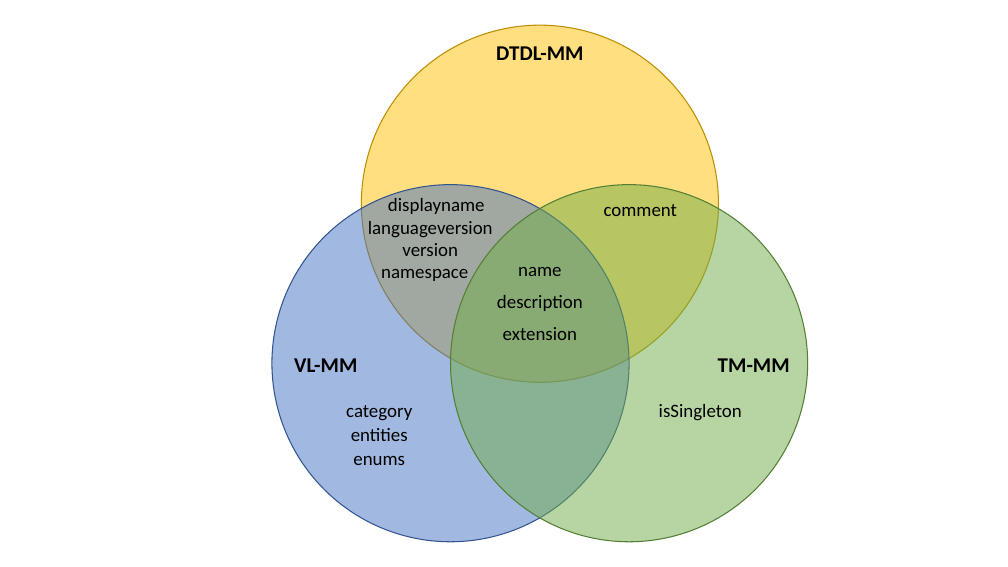
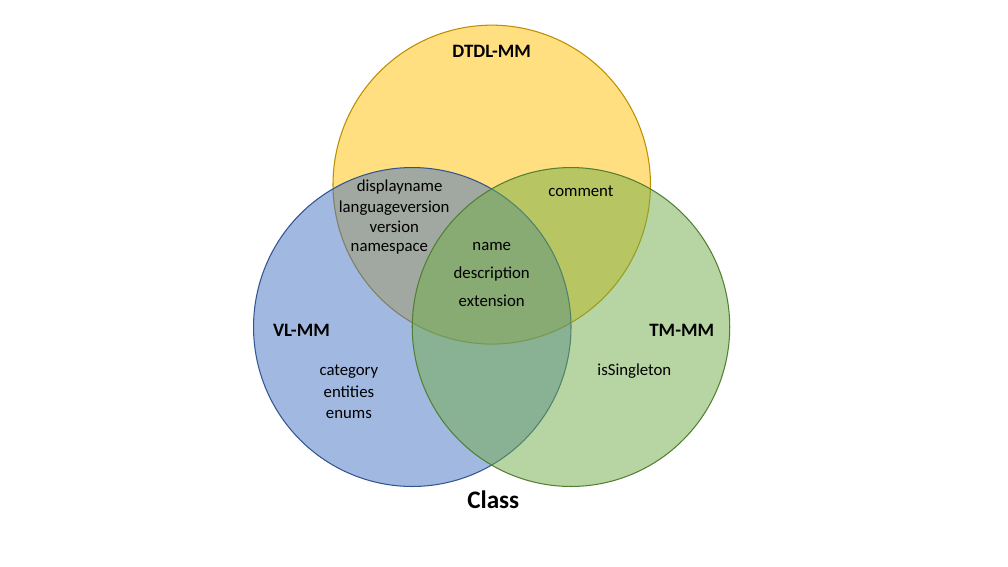
Before and after one commit to derlehner/dt_language_comparison, a slide deck: slide 2 of Figures.pptx. Drawn at 1008x567 pixels with LibreOffice and Linux fonts; fonts in the diff are those of the drawing. Boxes give left, top, right and bottom in pixels: in the first picture for what was removed or moved away, otherwise in the second. Text is boxed around its words. In the diff, an @@ line names an element or a change of style, - is before the commit and + after.

Commit message:
update

```diff
--- a/Figures.pptx
+++ b/Figures.pptx
@@ ellipse: place and size @@
-ellipse at (361, 25, 718, 382)
+ellipse at (333, 25, 650, 344)
@@ text "DTDL-MM": place and size @@
-text "DTDL-MM" at (496, 46, 583, 60)
+text "DTDL-MM" at (452, 44, 531, 57)
@@ ellipse: place and size @@
-ellipse at (272, 185, 629, 541)
+ellipse at (253, 168, 571, 487)
@@ text "displayname": place and size @@
-text "displayname" at (388, 195, 485, 214)
+text "displayname" at (357, 179, 443, 194)
@@ ellipse: place and size @@
-ellipse at (451, 185, 808, 541)
+ellipse at (412, 168, 730, 487)
@@ text "comment": place and size @@
-text "comment" at (604, 204, 677, 216)
+text "comment" at (548, 185, 613, 196)
@@ text "languageversion": place and size @@
-text "languageversion" at (368, 221, 493, 237)
+text "languageversion" at (339, 200, 450, 215)
@@ text "namespace": place and size @@
-text "namespace" at (381, 269, 468, 281)
+text "namespace" at (351, 243, 428, 254)
@@ text "version": place and size @@
-text "version" at (402, 243, 458, 256)
+text "version" at (370, 220, 419, 232)
@@ text "name": place and size @@
-text "name" at (518, 267, 561, 276)
+text "name" at (472, 242, 511, 250)
@@ text "description": place and size @@
-text "description" at (497, 295, 583, 311)
+text "description" at (454, 266, 530, 281)
@@ text "extension": place and size @@
-text "extension" at (503, 327, 577, 340)
+text "extension" at (459, 294, 525, 306)
@@ text "VL-MM": place and size @@
-text "VL-MM" at (294, 358, 357, 372)
+text "VL-MM" at (273, 323, 330, 336)
@@ size 20 to 18 pt in 3 elements at (452, 44, 531, 57), (273, 323, 330, 336), (649, 323, 714, 336) @@
@@ text "TM-MM": place and size @@
-text "TM-MM" at (718, 358, 790, 372)
+text "TM-MM" at (649, 323, 714, 336)
@@ text "category": place and size @@
-text "category" at (346, 405, 412, 421)
+text "category" at (320, 364, 379, 378)
@@ size 18 to 16 pt in 12 elements at (357, 179, 443, 194), (339, 200, 450, 215), (370, 220, 419, 232), (351, 243, 428, 254), (472, 242, 511, 250), (548, 185, 613, 196), (454, 266, 530, 281), (320, 364, 379, 378), (459, 294, 525, 306), (324, 385, 375, 397), (326, 410, 372, 418), (597, 363, 671, 378) @@
@@ text "isSingleton": place and size @@
-text "isSingleton" at (659, 404, 742, 421)
+text "isSingleton" at (597, 363, 671, 378)
@@ text "entities": place and size @@
-text "entities" at (351, 428, 408, 441)
+text "entities" at (324, 385, 375, 397)
@@ text "enums": place and size @@
-text "enums" at (353, 456, 405, 465)
+text "enums" at (326, 410, 372, 418)
@@ text added at (467, 490, 519, 509), 24 pt, text #000000, bold @@
+Class
```
Also in this commit, not shown: 4 other slides changed.
